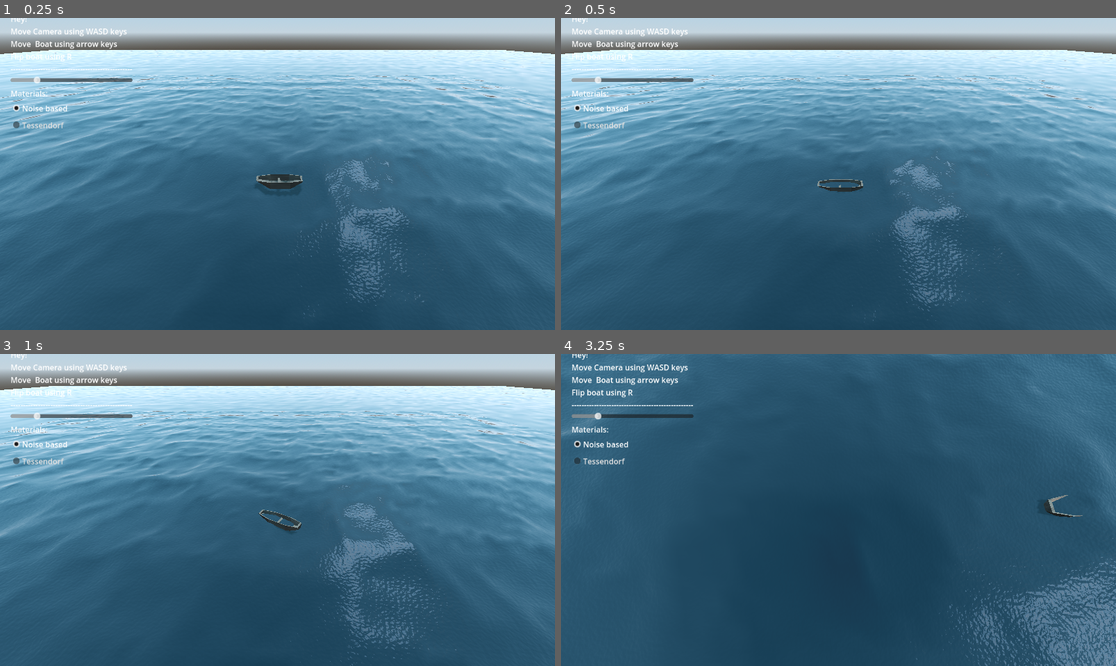
Above: before the commit, frames 1-4 (two rows, left to right).
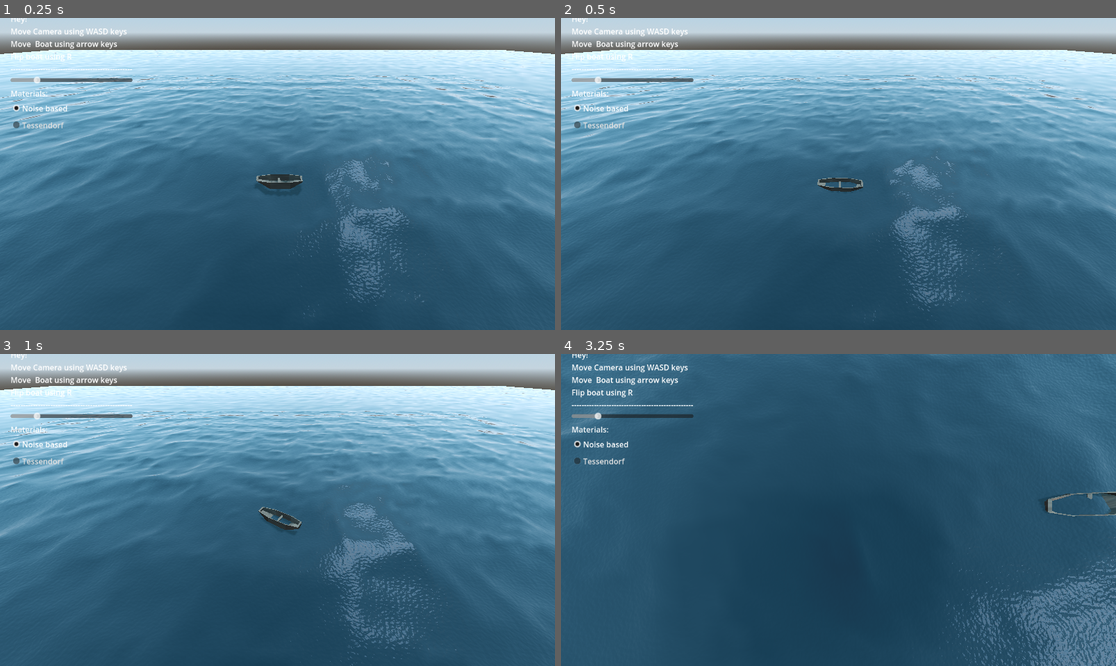
Above: after the commit, the same moments.

Repository: D0V4HKIIN/cs-341-computer-graphics-project
Game: Godot game, scene res://Main.tscn
Two runs of this game, one before a commit and one after it. Both use one fixed random seed, a clock stepped at 60 frames per second and the inputs below.
Inputs (mouse positions are in pixels of both pictures, inside the frame that each line leads up to):
- Up to frame 1 (0.25 s): no input
- Up to frame 2 (0.5 s): no input
- Up to frame 3 (1 s): move the mouse to (399, 494) at 0.52 s; press the mouse at (399, 494) at 0.53 s; hold Right (boat_right) from 0.53 s (still down)
- Up to frame 4 (3.25 s): move the mouse to (727, 525) at 1.27 s; release Right (boat_right) at 1.28 s; release the mouse at (727, 525) at 1.28 s; hold Down (boat_back) 1.28-2.03 s; click (727, 525) at 1.35 s; move the mouse to (894, 441) at 2.02 s; press the mouse at (894, 441) at 2.03 s; hold Right (boat_right) 2.03-2.78 s; move the mouse to (810, 572) at 2.77 s; release the mouse at (810, 572) at 2.78 s; hold Up (boat_forward) from 2.78 s (still down); click (810, 572) at 2.85 s

Frame 1 is identical in both runs. In frame 2, less than 0.1% of the frame differs, in the area x 46-55%, y 51-56%; in frame 3, 0.2%; in frame 4, 3.4%, in the area x 0-100%, y 20-100%.

Commit message:
added back physics

Diff:
--- a/seas-341_captain_hooks_black_pearl/Ocean.gd
+++ b/seas-341_captain_hooks_black_pearl/Ocean.gd
@@ -48,15 +48,15 @@
 	var material = tree.get_first_node_in_group("Water").get_active_material(0);
 
 	# noise_frequency
-	#noise_frequency = material.get("shader_parameter/noise_frequency");
+	noise_frequency = material.get("shader_parameter/noise_frequency");
 
 	# height_scale
-	#height_scale = material.get("shader_parameter/height_scale");
+	height_scale = material.get("shader_parameter/height_scale");
 
 	# noise texture
-	#water_noise = material.get("shader_parameter/noise");
-	#await water_noise.changed
-	#noise = water_noise.get_image();
+	water_noise = material.get("shader_parameter/noise");
+	await water_noise.changed
+	noise = water_noise.get_image();
 
 # called when scene is instanciated
 func _ready():
